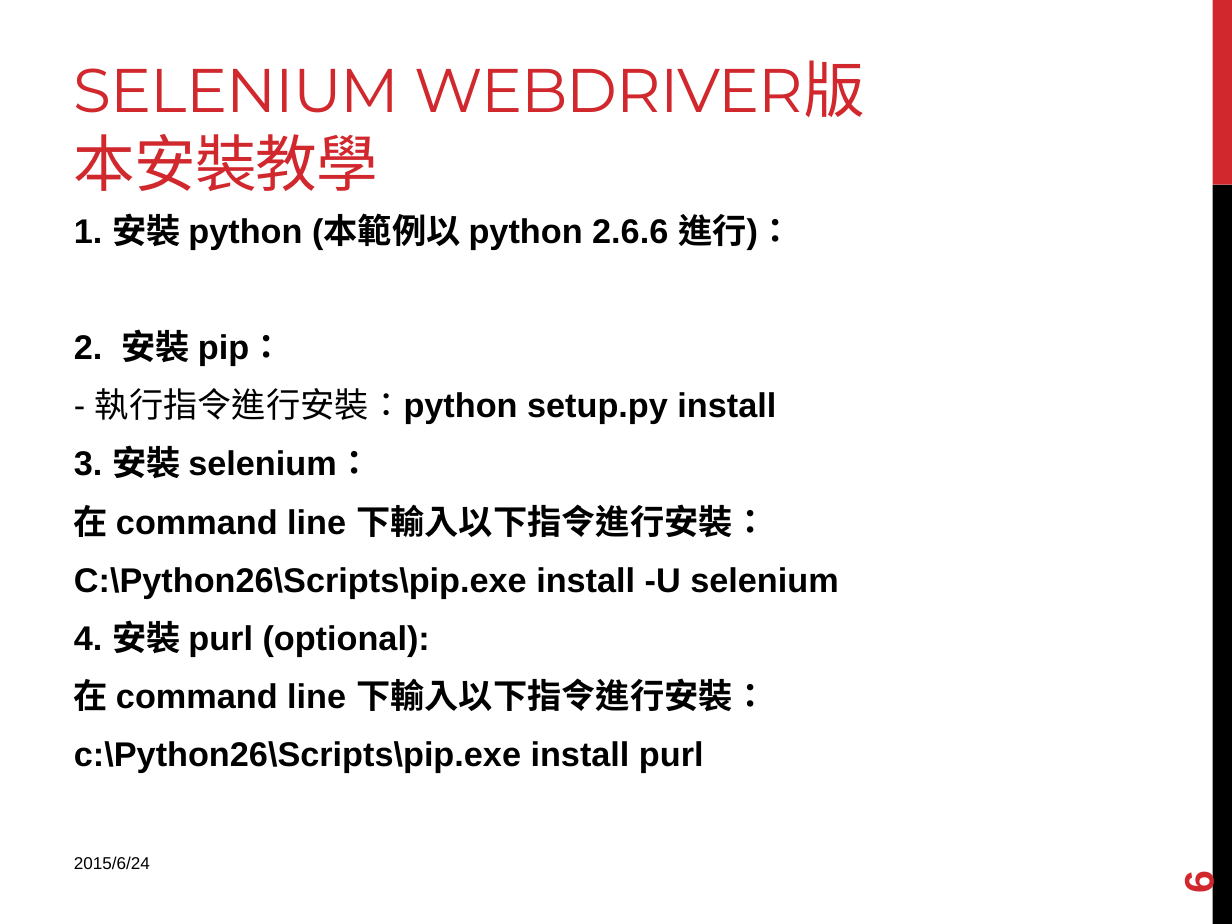
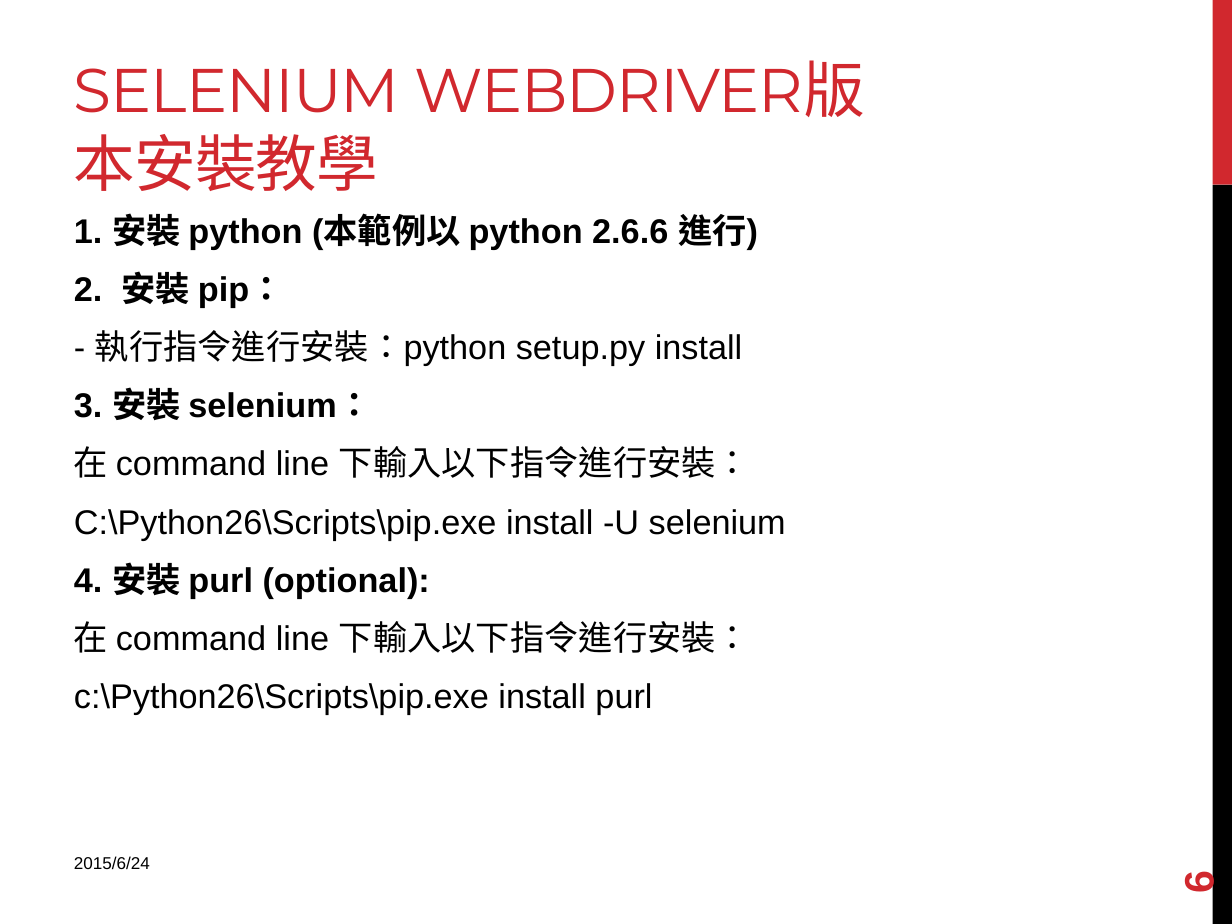
Before and after one commit to johnhckuo/Selenium_Project, a slide deck: slide 6 of Open Data期末報告.pptx. Drawn at 1232x924 pixels with LibreOffice and Linux fonts; fonts in the diff are those of the drawing. Boxes give left, top, right and bottom in pixels: in the first picture for what was removed or moved away, otherwise in the second. Text is boxed around its words. In the diff, an @@ line names an element or a change of style, - is before the commit and + after.

```diff
--- a/Open Data期末報告.pptx
+++ b/Open Data期末報告.pptx
@@ text at [74, 213, 758, 250]: text changed @@
-1. 安裝 python (本範例以 python 2.6.6 進行)：
+1. 安裝 python (本範例以 python 2.6.6 進行)
@@ text at [74, 330, 786, 715]: bold off in "執行指令進行安裝：python setup.py install", "在 command line 下輸入以下指令進行安裝：", "C:\Python26\Scripts\pip.exe install -U selenium", "在 command line 下輸入以下指令進行安裝：" and 1 more places @@
```
Also in this commit, not shown: 2 other slides changed.
